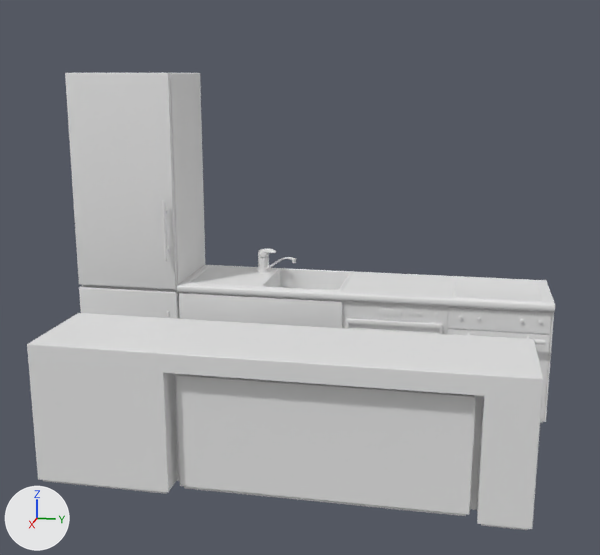
A saved change to the FBX model Projektarbeit/Assets/FBX/KitchenAssets/Kitchen.fbx.
One viewpoint serves both versions: a 50 mm lens placed at (11.0, 8.11, 2.9), pointed at (4.69, 6.84, 1.32). Arrows for +X, +Y and +Z are at lower left; the lights stay in place. Where no turn or scale is listed for an object, it has been applied to the vertices.

Objects in the first picture: 'Herd', 'InselUnten_1', 'Island_fbx', 'Kühlschrank', 'Water_Tap'.
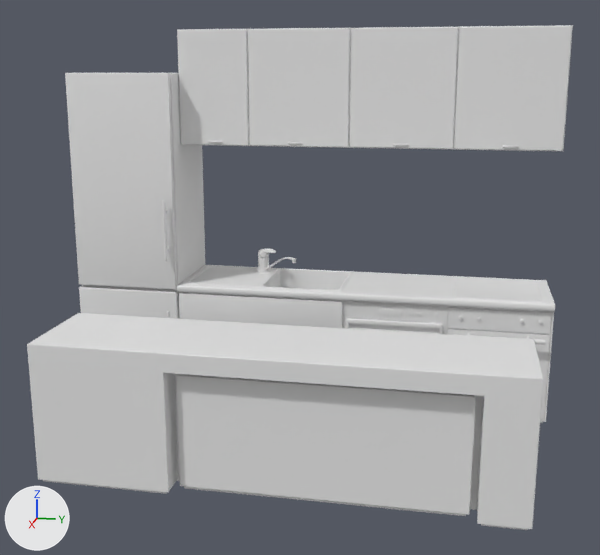
Edits to the scene script, one JSON object a line:
```json
{"op": "add", "block": "me_mesh_1", "code": ["me_mesh_1 = bpy.data.meshes.new('Mesh')", "me_mesh_1.from_pydata(...)  # 1540 vertices, 1474 faces; spans x -0.5..0.13, y 0.32..3.56, z 0.03..1.0"]}
{"op": "add", "block": "ob_regaleoben", "code": ["ob_regaleoben = bpy.data.objects.new('RegaleOben', me_mesh_1)", "ob_regaleoben.location = (3.844, 5.301, 2.26)"]}
```

Location of each change, (x1, y1, x2, y2) in pixels of the pictures (600 x 555 px):
```json
{"object": "RegaleOben", "change": "added", "after": [177, 25, 573, 151]}
```
